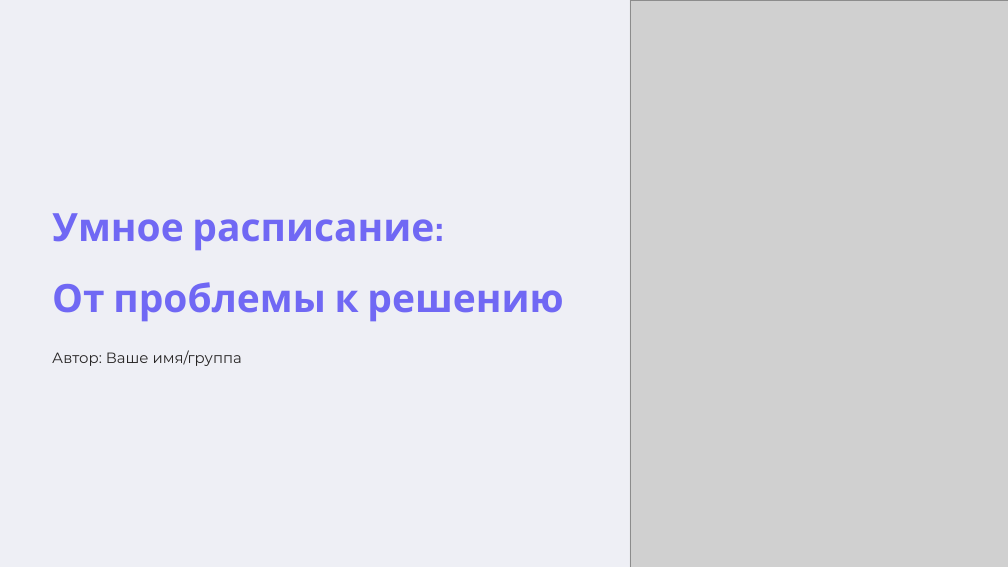
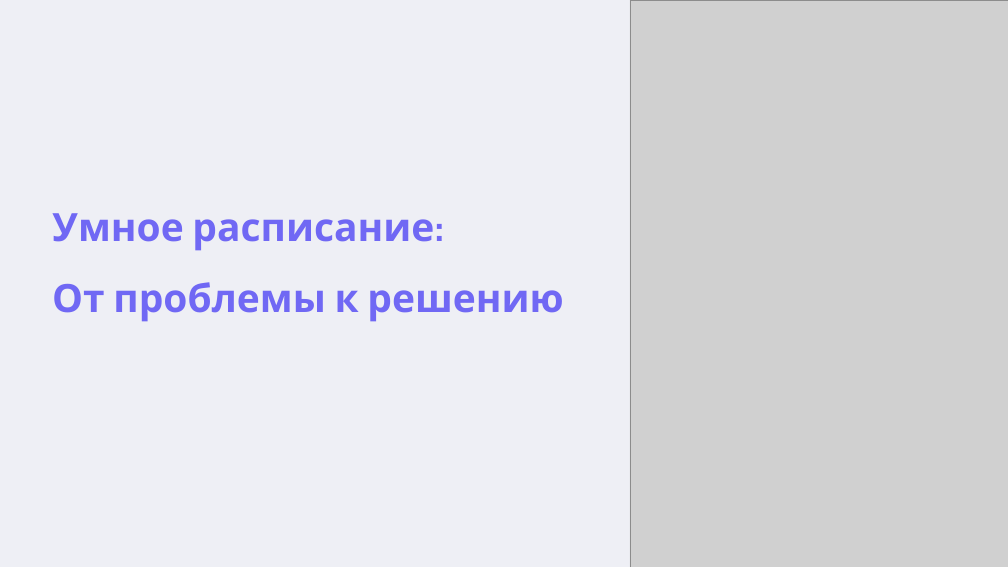
Before and after one commit to Nematzhanov/case2, a slide deck: slide 1 of Кесс 2.pptx. Drawn at 1008x567 pixels with LibreOffice and Linux fonts; fonts in the diff are those of the drawing; grey boxes stand for pictures; background and template pictures are left out. Boxes give left, top, right and bottom in pixels: in the first picture for what was removed or moved away, otherwise in the second. Text is boxed around its words. In the diff, an @@ line names an element or a change of style, - is before the commit and + after.

```diff
--- a/Кесс 2.pptx
+++ b/Кесс 2.pptx
@@ text removed at [52, 350, 242, 366] @@
-Автор: Ваше имя/группа
```
